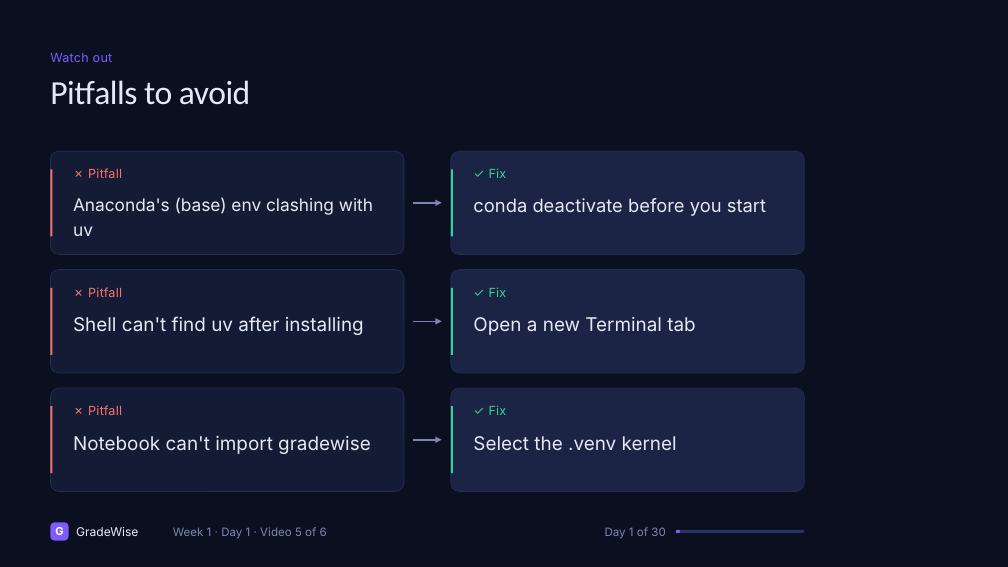
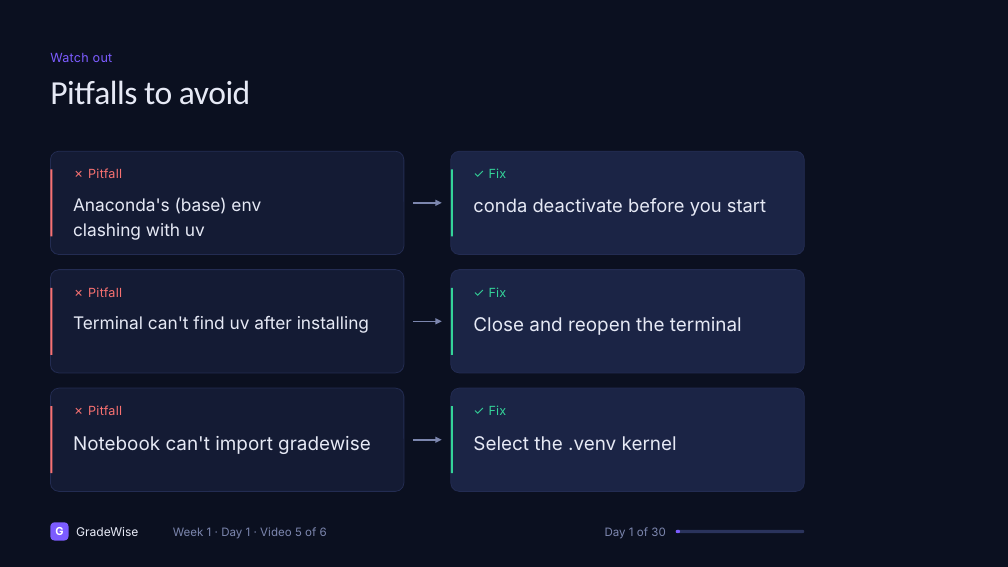
Before and after one commit to jainakshat15/agentic-rag-gradewise, a slide deck: slide 79 of slides/source/week_1.pptx (slide 77 before the commit). Drawn at 1008x567 pixels with LibreOffice and Linux fonts; fonts in the diff are those of the drawing. Boxes give left, top, right and bottom in pixels: in the first picture for what was removed or moved away, otherwise in the second. Text is boxed around its words. In the diff, an @@ line names an element or a change of style, - is before the commit and + after.

```diff
--- a/slides/source/week_1.pptx
+++ b/slides/source/week_1.pptx
@@ text "Anaconda's (base) env clashing with ..." rewrapped from (x1=73, y1=197, x2=373, y2=236) to (x1=73, y1=197, x2=261, y2=240) @@
@@ text at (x1=73, y1=316, x2=369, y2=333): text changed; size 18 to 16.5 pt @@
-Shell can't find uv after installing
+Terminal can't find uv after installing
@@ text at (x1=473, y1=317, x2=742, y2=335): text changed @@
-Open a new Terminal tab
+Close and reopen the terminal
```
Also in this commit, not shown: 18 other slides changed, 3 slides added, 1 slide removed, 7 other files.
